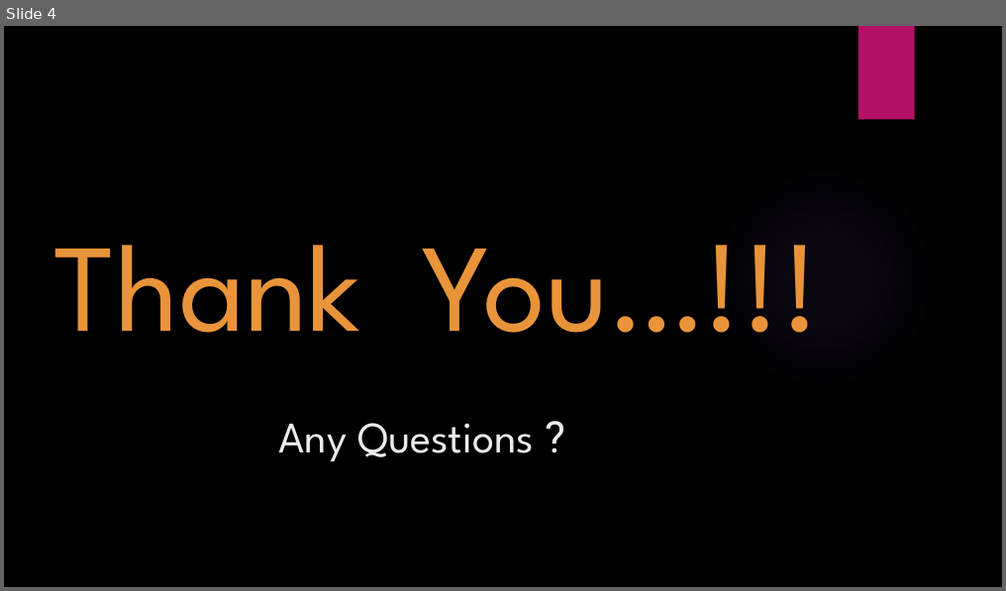
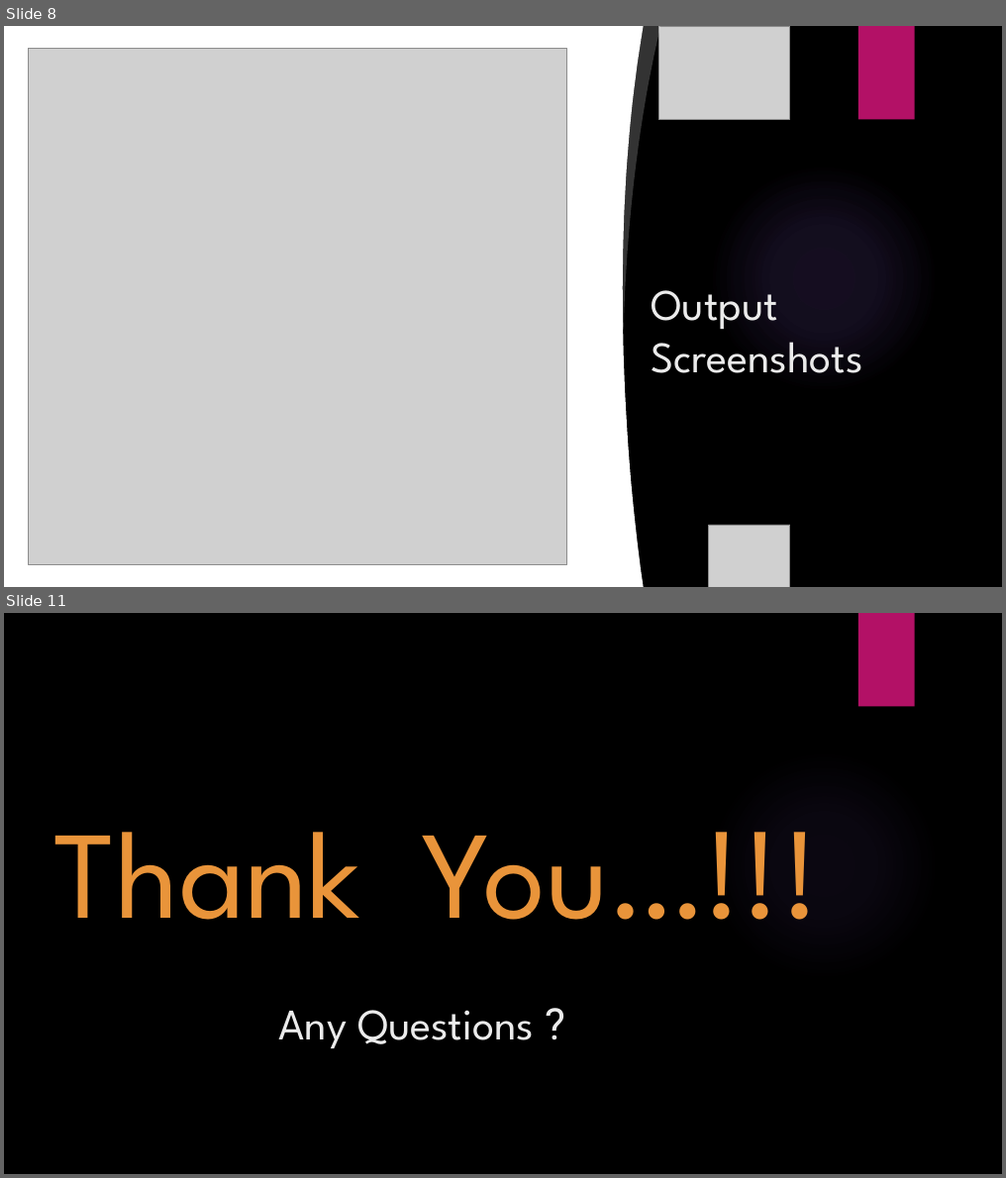
Before and after one commit to vbchaure/JavaProject, a slide deck: Core-Java Project.pptx. Shown one above the other, each under a label of ours: slide 4 before the commit, slides 8 and 11 after it; the slides between them are not shown. The pictures are 1006x591 and 1006x1178 pixels, drawn with LibreOffice and Linux fonts; fonts in the diff are those of the drawing; grey boxes stand for pictures; background and template pictures are left out. Boxes give left, top, right and bottom in pixels: in the first picture for what was removed or moved away, otherwise in the second. Text is boxed around its words. In the diff, an @@ line names an element or a change of style, - is before the commit and + after.

```diff
--- a/Core-Java Project.pptx
+++ b/Core-Java Project.pptx
@@ slide 8 added at box(4, 26, 1002, 587), background picture (left out); not listed: 1 template element that a slide beside it also shows @@
@@ rectangle added at box(4, 26, 590, 587), fill #FFFFFF @@
@@ picture added at box(28, 49, 567, 565) @@
@@ freeform shape added at box(534, 26, 644, 587), fill #FFFFFF @@
@@ freeform shape added at box(615, 26, 660, 330), fill #FFFFFF at 20% opacity @@
@@ picture added at box(659, 26, 790, 120) @@
@@ rectangle added at box(858, 26, 915, 120), fill #B31166 @@
@@ ellipse added at box(709, 163, 939, 393), fill gradient #9B6BF2 @@
@@ picture added at box(4, 245, 334, 587) @@
@@ picture added at box(4, 263, 129, 457) @@
@@ title added at box(650, 290, 863, 373), 42 pt, text #EBEBEB @@
+Output Screenshots
@@ picture added at box(709, 525, 790, 587) @@
@@ what was slide 4 is now slide 11 @@
```
Also in this commit, not shown: 6 other slides added.
